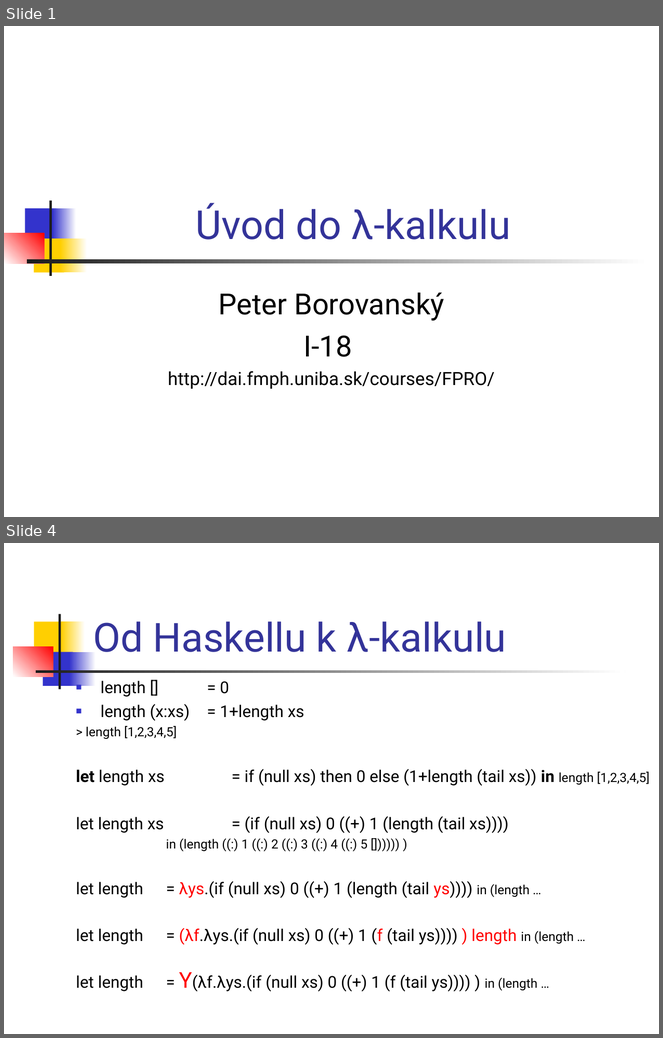
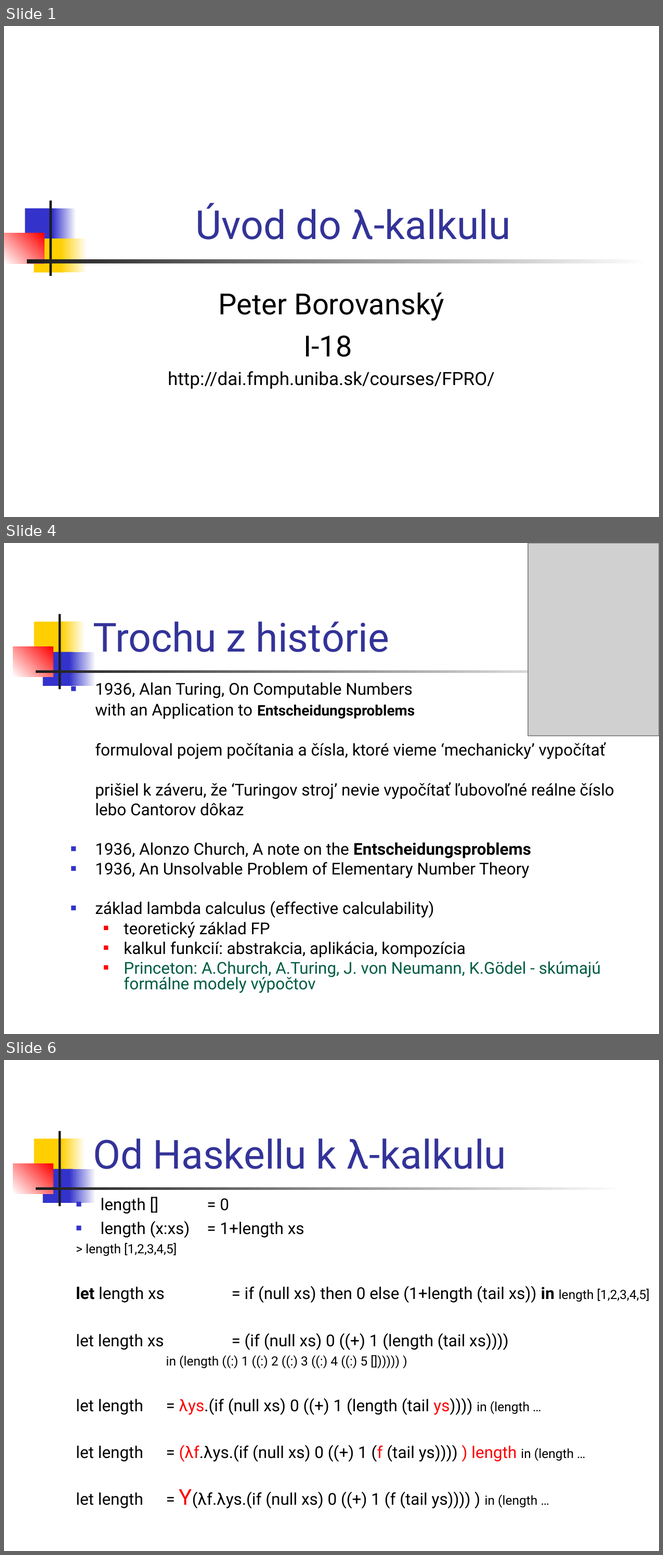
Before and after one commit to Funkcionalne/Prednasky, a slide deck: 05/05_fpro.ppt. Shown one above the other, each under a label of ours: slides 1 and 4 before the commit, slides 1, 4 and 6 after it; the slides between them are not shown. The pictures are 663x1038 and 663x1555 pixels, drawn with LibreOffice and Linux fonts; fonts in the diff are those of the drawing; grey boxes stand for pictures. Boxes give left, top, right and bottom in pixels: in the first picture for what was removed or moved away, otherwise in the second. Text is boxed around its words. In the diff, an @@ line names an element or a change of style, - is before the commit and + after.

```diff
--- a/05/05_fpro.ppt
+++ b/05/05_fpro.ppt
@@ slide 4 added at box(4, 543, 659, 1034), background #FFFFFF; not listed: 7 template elements that a slide beside it also shows @@
@@ picture added at box(528, 543, 659, 735) @@
@@ title added at box(93, 622, 389, 652), 44 pt, text #333399 @@
+Trochu z histórie
@@ text added at box(95, 682, 614, 993), 18 pt, text #000000 @@
+■ 1936, Alan Turing, On Computable Numbers
+with an Application to Entscheidungsproblems
+formuloval pojem počítania a čísla, ktoré vieme ‘mechanicky’ vypočítať
+prišiel k záveru, že ‘Turingov stroj’ nevie vypočítať ľubovoľné reálne číslo
+lebo Cantorov dôkaz
+■ 1936, Alonzo Church, A note on the Entscheidungsproblems
+■ 1936, An Unsolvable Problem of Elementary Number Theory
+■ základ lambda calculus (effective calculability)
+  ■ teoretický základ FP
+  ■ kalkul funkcií: abstrakcia, aplikácia, kompozícia
+  ■ Princeton: A.Church, A.Turing, J. von Neumann, K.Gödel - skúmajú formálne modely výpočtov
@@ what was slide 4 is now slide 6 @@
```
Also in this commit, not shown: 4 slides changed, 1 other slide added, 1 other file.
